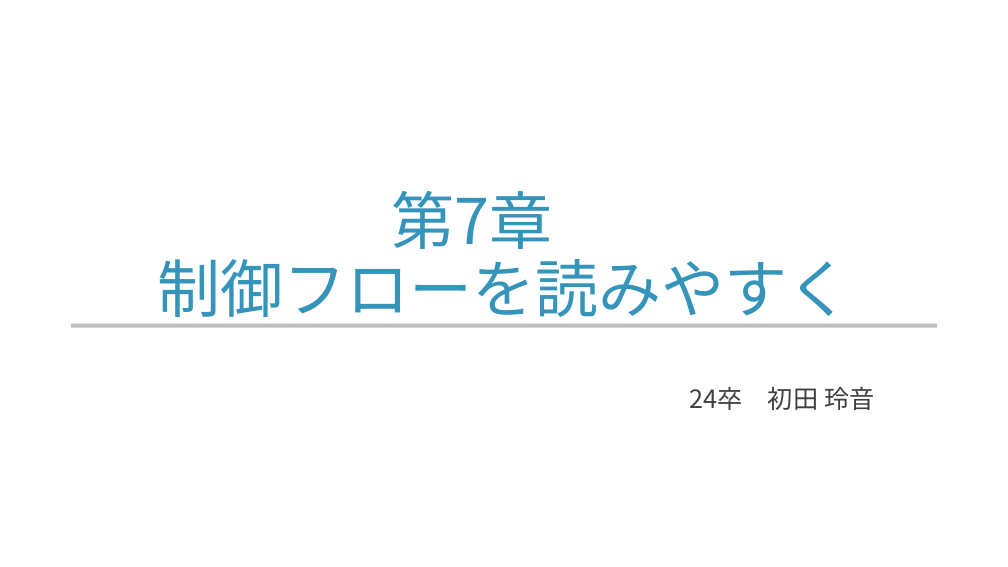
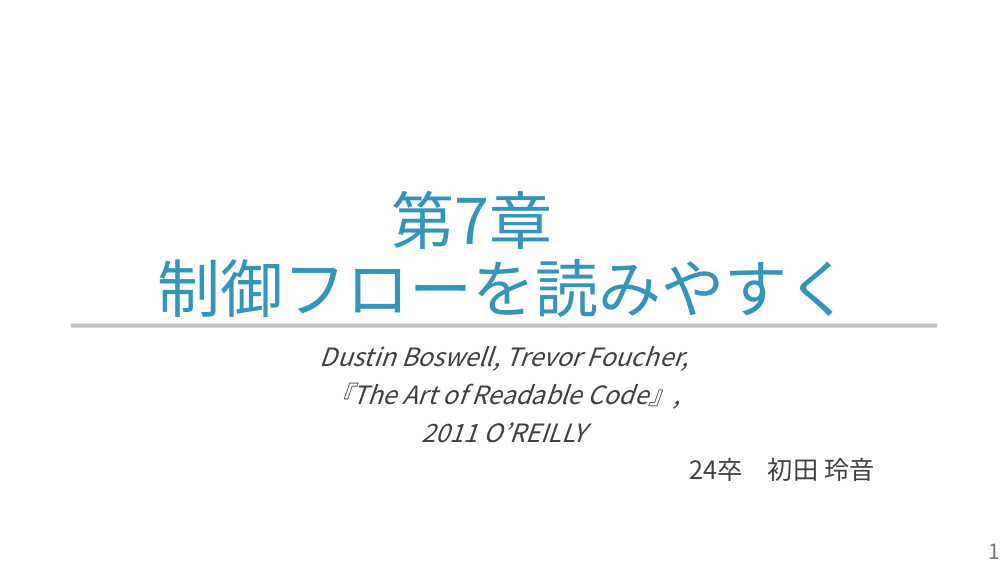
Before and after one commit to yamada-ai/java-prac, a slide deck: slide 1 of 07_ccontrol_flow_1.pptx. Drawn at 1008x567 pixels with LibreOffice and Linux fonts; fonts in the diff are those of the drawing; background and template pictures are left out. Boxes give left, top, right and bottom in pixels: in the first picture for what was removed or moved away, otherwise in the second. Text is boxed around its words. In the diff, an @@ line names an element or a change of style, - is before the commit and + after.

Commit message:
pptx v2

```diff
--- a/07_ccontrol_flow_1.pptx
+++ b/07_ccontrol_flow_1.pptx
@@ subtitle at [320, 346, 688, 443]: paragraphs added @@
+Dustin Boswell, Trevor Foucher,
+『The Art of Readable Code』,
+2011 O’REILLY
@@ page number added at [989, 543, 1001, 559], 20 pt, text #797979 @@
+1
```
Also in this commit, not shown: 59 other slides changed, 5 slides added, 1 slide removed.
